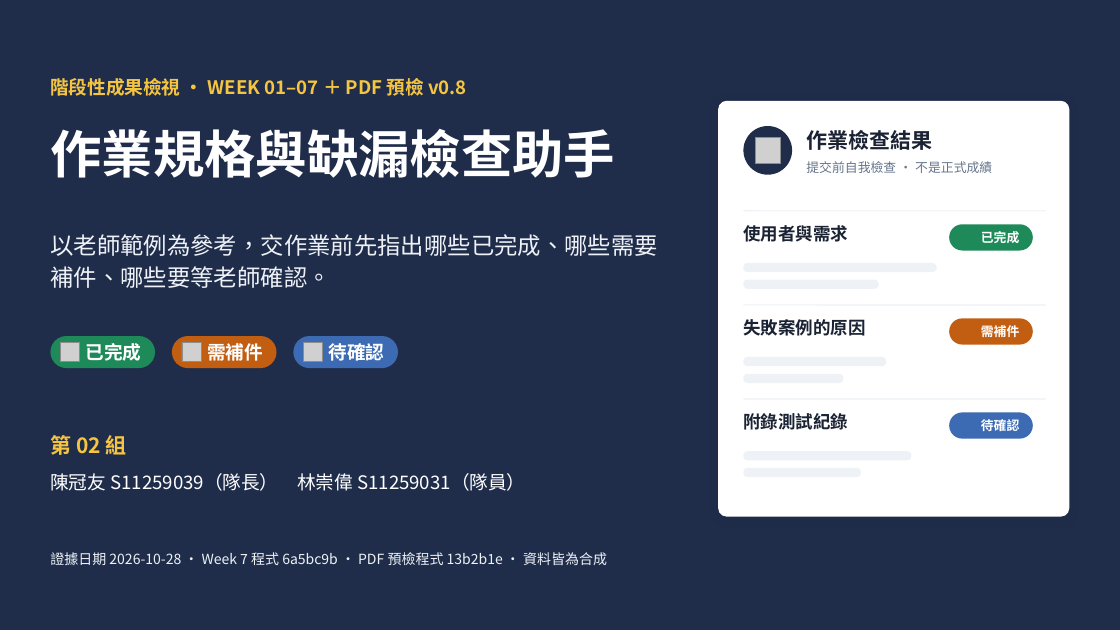
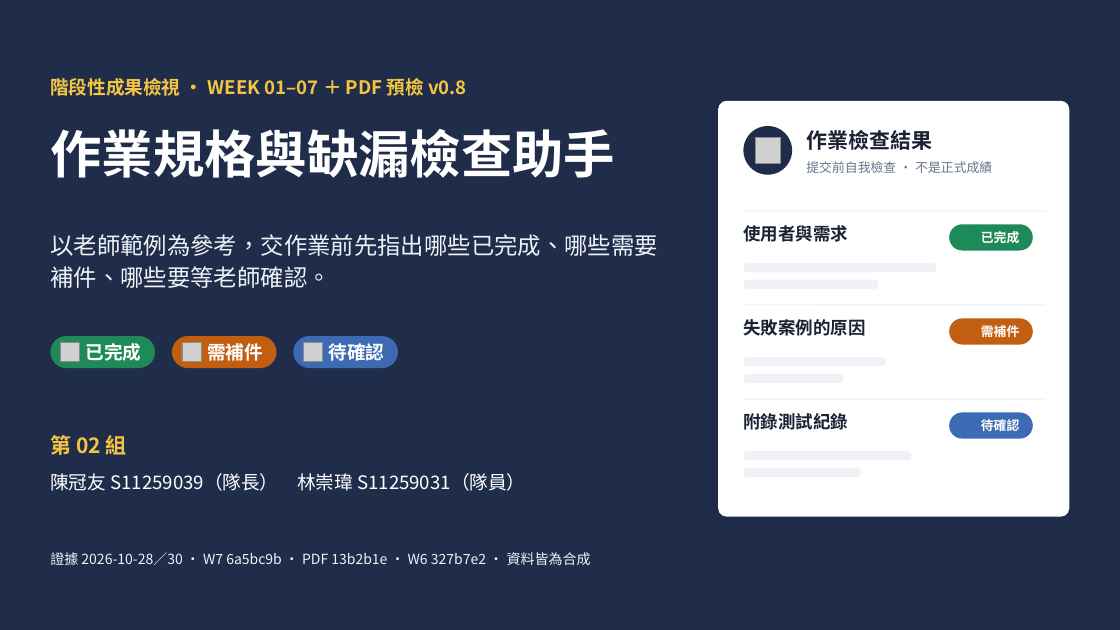
Before and after one commit to yoyo6108876/nutn-agent-2026f-team2-campus-life, a slide deck: slide 1 of reports/phase-review-v2/phase-review-v2.pptx. Drawn at 1120x630 pixels with LibreOffice and Linux fonts; fonts in the diff are those of the drawing; grey boxes stand for pictures; background and template pictures are left out. Boxes give left, top, right and bottom in pixels: in the first picture for what was removed or moved away, otherwise in the second. Text is boxed around its words. In the diff, an @@ line names an element or a change of style, - is before the commit and + after.

```diff
--- a/reports/phase-review-v2/phase-review-v2.pptx
+++ b/reports/phase-review-v2/phase-review-v2.pptx
@@ text at bbox=[50, 473, 525, 491]: text changed @@
-陳冠友 S11259039（隊長） 林崇偉 S11259031（隊員）
+陳冠友 S11259039（隊長） 林崇瑋 S11259031（隊員）
@@ text at bbox=[50, 552, 591, 565]: text changed @@
-證據日期 2026-10-28 · Week 7 程式 6a5bc9b · PDF 預檢程式 13b2b1e · 資料皆為合成
+證據 2026-10-28／30 · W7 6a5bc9b · PDF 13b2b1e · W6 327b7e2 · 資料皆為合成
```
Also in this commit, not shown: 5 other slides changed, 1 slide added, 15 other files.
